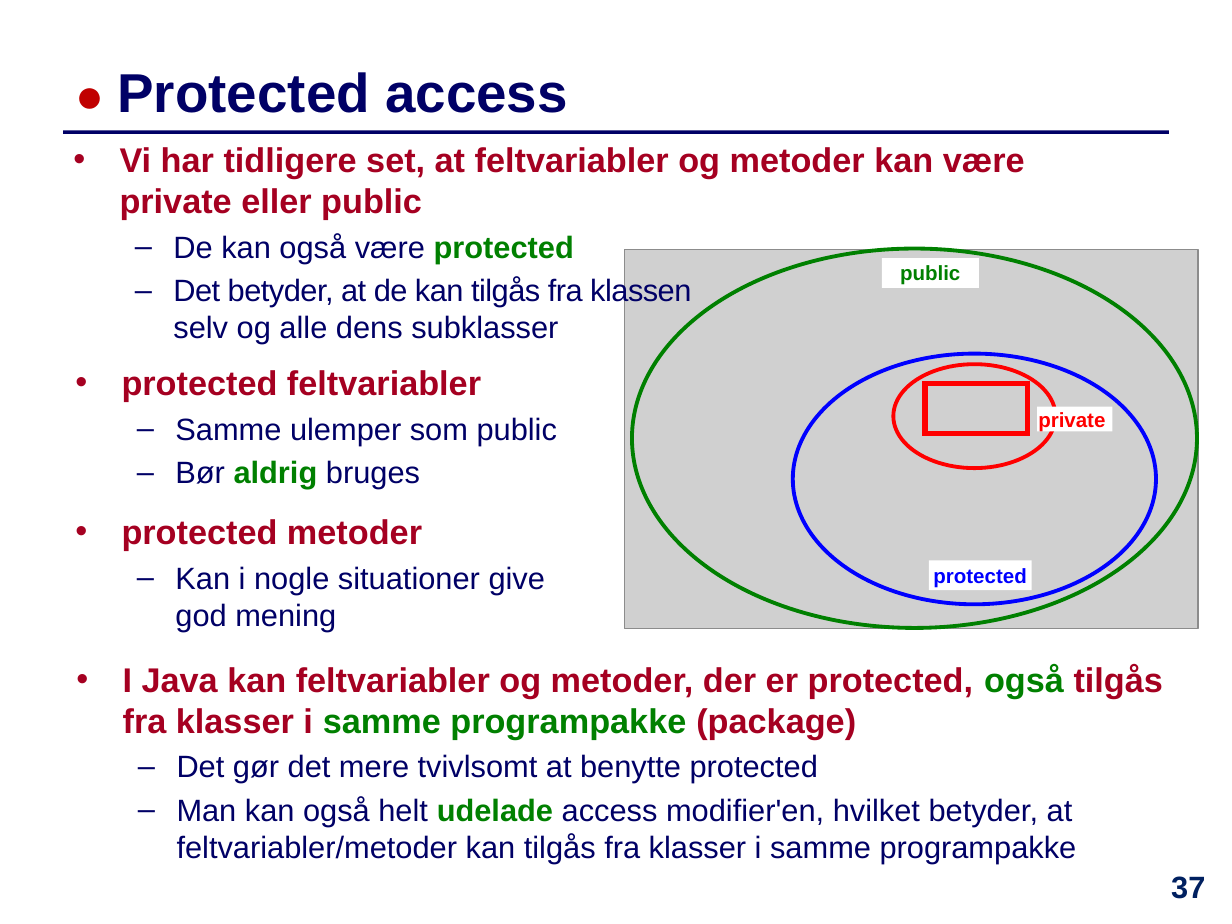
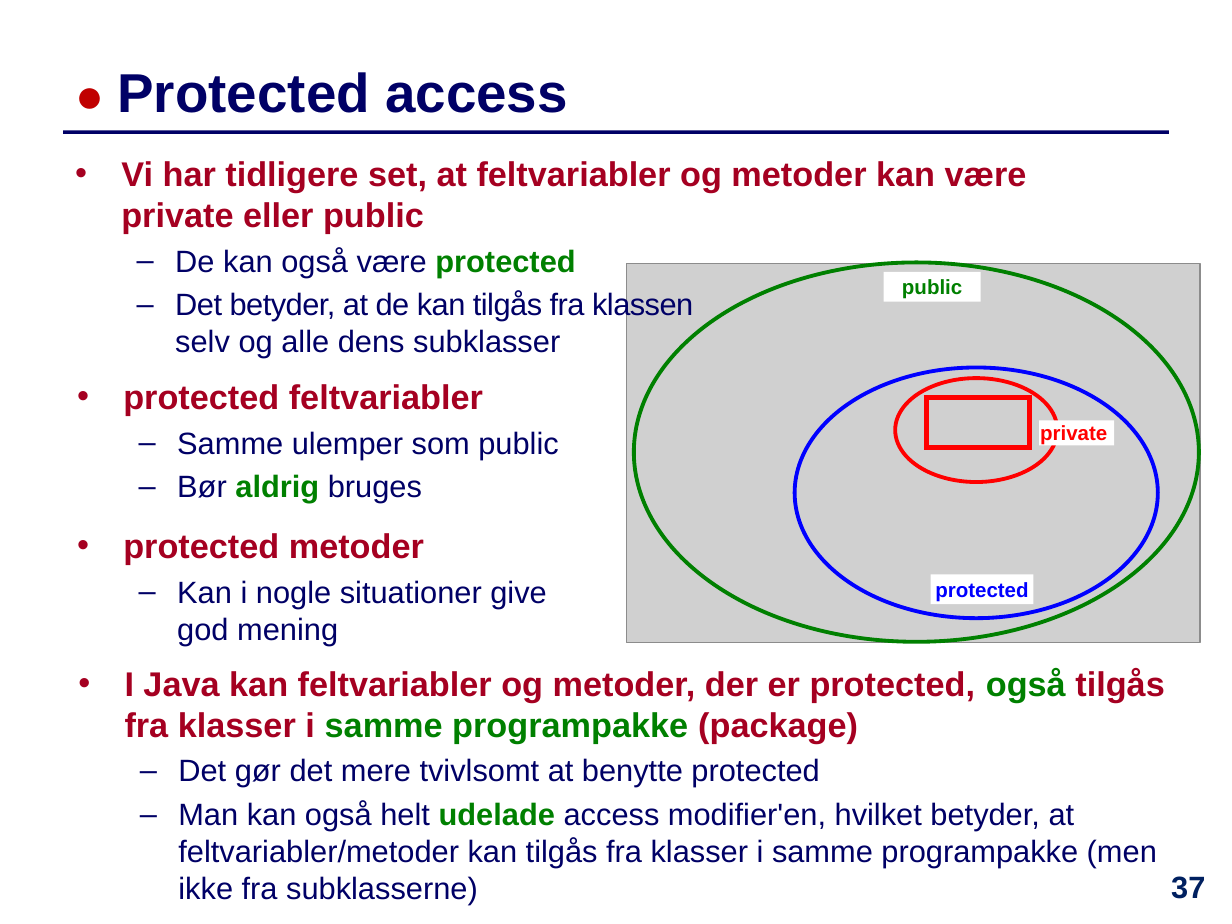
Before and after one commit to IntProgAU/Materiale, a slide deck: slide 37 of web/e23/uge_11/Slides-Uge11.pptx. Drawn at 1232x924 pixels with LibreOffice and Linux fonts; fonts in the diff are those of the drawing; grey boxes stand for pictures. Boxes give left, top, right and bottom in pixels: in the first picture for what was removed or moved away, otherwise in the second. Text is boxed around its words. In the diff, an @@ line names an element or a change of style, - is before the commit and + after.

```diff
--- a/web/e23/uge_11/Slides-Uge11.pptx
+++ b/web/e23/uge_11/Slides-Uge11.pptx
@@ 4 rectangles, 2 texts, 2 ellipses, 1 picture: place and size @@
-4 rectangles, 2 texts, 2 ellipses, 1 picture at [120,147,1199,631]
+4 rectangles, 2 texts, 2 ellipses, 1 picture at [121,161,1200,645]
@@ ellipse: place and size @@
-ellipse at [893,365,1056,468]
+ellipse at [896,378,1058,482]
@@ text at [178,801,1157,905]: text changed @@
-  – Man kan også helt udelade access modifier'en, hvilket betyder, at feltvariabler/metoder kan tilgås fra klasser i samme programpakke
+  – Man kan også helt udelade access modifier'en, hvilket betyder, at feltvariabler/metoder kan tilgås fra klasser i samme programpakke (men ikke fra subklasserne)
```
Also in this commit, not shown: 12 other slides changed, 3 other files.
